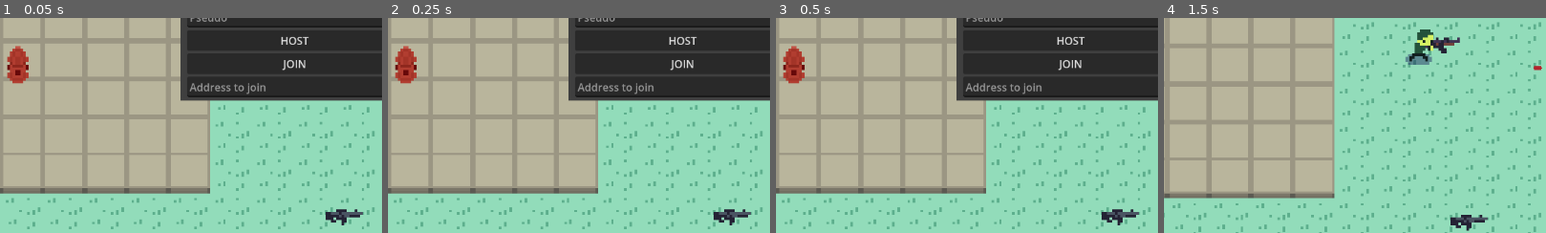
Above: before the commit, frames 1-4 (left to right).
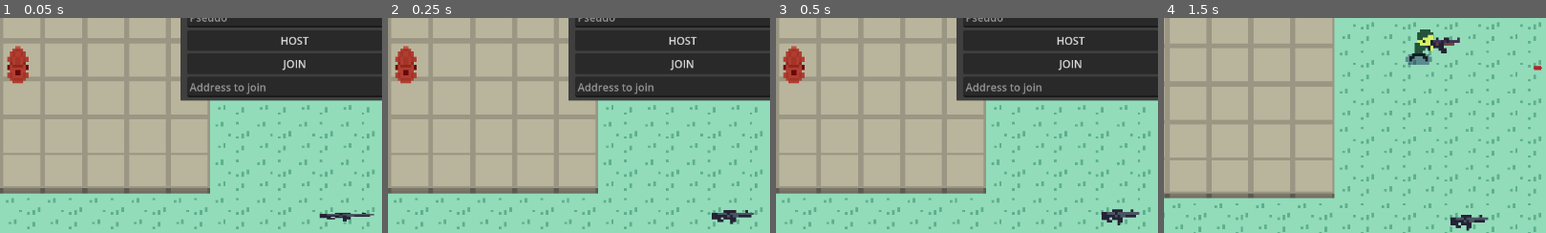
Above: after the commit, the same moments.

Repository: jogoCode/Shoot8bit
Game: Godot game, scene res://Scenes/World.tscn
Two runs of this game, one before a commit and one after it. Both use one fixed random seed, a clock stepped at 60 frames per second and the inputs below. Sound files missing from this copy of the repository are replaced by a short silence.
Inputs (mouse positions are % of the whole screen's width and height, from its top left):
- Up to frame 1 (0.05 s): no input
- Up to frame 2 (0.25 s): no input
- Up to frame 3 (0.5 s): no input
- Up to frame 4 (1.5 s): click (50, 44) at 0.52 s; type "12" at 0.6 s; click (50, 60) at 0.75 s; type "12" at 0.83 s; click "HOST" at 1.25 s
The pictures show only the part of the screen within x 11-61%, y 44-94%; the shares and areas given below are measured in that part.

The runs differ from the first frame. In frame 1, 0.4% of the frame differs, in the area x 83-98%, y 88-97%; in frame 2, 0.2%; in frame 3, nothing differs; in frame 4, nothing differs.
Error in both runs: Assertion failed: UPNP Discover Failed ! Error 24 (res://Common/Online/online_panel_ui.gd:65)

Commit message:
Add death anim

Diff:
--- a/Common/JaugeSystem/HealthSystem.gd
+++ b/Common/JaugeSystem/HealthSystem.gd
@@ -39,7 +39,7 @@
 	print(_owner._pseudo," was killed by",_killer);
 
 #endregion
-	_owner.hide();
+	#_owner.hide();
 	if(_healthState != HealthStates.DEAD):
 		OnDeath.emit();
 	_healthState = HealthStates.DEAD;
--- a/Entities/Actor/Player/CharacterPlayer2D.gd
+++ b/Entities/Actor/Player/CharacterPlayer2D.gd
@@ -36,9 +36,14 @@
 
 func _on_death():
 	$Hurtbox/CollisionShape2D.disabled = true;
+	_playerAnimation.change_animation("Die");
+	get_node("HandOrigin").hide();
+	var hurtbox:Area2D = get_node("Hurtbox")
+	hurtbox.monitoring = false;
+	hurtbox.monitoring = true;
 	var pickup:Pickup = load("res://Entities/Pickups/pickup.tscn").instantiate();
 	pickup._weaponData = _weaponSystem._weaponData;
-	pickup.global_position = global_position;
+	pickup.global_position = global_position + Vector2.UP*4;
 	await  get_tree().create_timer(0.1).timeout;
 	get_tree().current_scene.add_child(pickup);
 	pickup.show();
--- a/Entities/Actor/Player/hand_.gd
+++ b/Entities/Actor/Player/hand_.gd
@@ -24,6 +24,7 @@
 
 func _unhandled_input(event: InputEvent) -> void:
 	if not _owner.is_multiplayer_authority(): return;
+	if _owner._status == Character2D.CharacterStatus.NOT_ACTIVE: return;
 	progressive_rotate(get_process_delta_time());
 
 	if(int(get_global_mouse_position().x) < global_position.x and int(get_global_mouse_position().x) != 0):
--- a/Entities/Actor/Player/player.tscn
+++ b/Entities/Actor/Player/player.tscn
@@ -16,10 +16,11 @@
 [ext_resource type="Resource" uid="uid://cguq7xd8s4urj" path="res://Ressources/Weapons/w_ak.tres" id="14_tjcd2"]
 [ext_resource type="PackedScene" uid="uid://bsxy6haadrbwd" path="res://Entities/Projectile/projectile.tscn" id="15_6sy8a"]
 [ext_resource type="Script" path="res://Entities/Actor/WeaponSystem/weapon_system_feedback.gd" id="15_ospnu"]
+[ext_resource type="Texture2D" uid="uid://w0tu7lrtnr3k" path="res://Assets/Sprites/Player/Soldier_die.png" id="16_hctl0"]
 
 [sub_resource type="CapsuleShape2D" id="CapsuleShape2D_hk43c"]
-radius = 3.25
-height = 14.0
+radius = 3.0
+height = 6.0
 
 [sub_resource type="CapsuleShape2D" id="CapsuleShape2D_rg70a"]
 radius = 7.0
@@ -37,6 +38,10 @@
 atlas = ExtResource("2_les7x")
 region = Rect2(0, 16, 19, 16)
 
+[sub_resource type="AtlasTexture" id="AtlasTexture_js5w0"]
+atlas = ExtResource("16_hctl0")
+region = Rect2(0, 0, 19, 16)
+
 [sub_resource type="AtlasTexture" id="AtlasTexture_86p61"]
 atlas = ExtResource("2_les7x")
 region = Rect2(0, 0, 19, 16)
@@ -80,6 +85,14 @@
 "loop": true,
 "name": &"Back",
 "speed": 10.0
+}, {
+"frames": [{
+"duration": 1.0,
+"texture": SubResource("AtlasTexture_js5w0")
+}],
+"loop": true,
+"name": &"Die",
+"speed": 5.0
 }, {
 "frames": [{
 "duration": 1.0,
@@ -173,7 +186,7 @@
 _playerMovement = NodePath("PlayerMovement")
 
 [node name="CollisionShape2D" type="CollisionShape2D" parent="."]
-position = Vector2(0.5, -1)
+position = Vector2(0, 4)
 shape = SubResource("CapsuleShape2D_hk43c")
 
 [node name="HandOrigin" type="Node2D" parent="." node_paths=PackedStringArray("_bulletOrigin", "_oscillator")]
--- a/Entities/Actor/Player/player_movement.gd
+++ b/Entities/Actor/Player/player_movement.gd
@@ -16,6 +16,7 @@
 
 func _physics_process(delta: float) -> void:
 	if not _owner.is_multiplayer_authority(): return;
+	if(_owner._status != Character2D.CharacterStatus.ACTIVE): return;
 	if _direction:
 		_owner._lastVel = _direction;
 		_velocity.x = lerp(_velocity.x,_direction.x * SPEED,ACCEL*delta);
--- a/Entities/Actor/character.gd
+++ b/Entities/Actor/character.gd
@@ -7,6 +7,7 @@
 
 @onready var _healthSystem:HealthSystem = get_node("HealthSystem");
 @export var _target:Character2D;
+@onready var _playerAnimation:PlayerAnimation = get_node("PlayerAnimation");
 
 var _impulseVelocity:Vector2;
 var _impulseFriction:float;
--- a/Entities/Pickups/pickup.gd
+++ b/Entities/Pickups/pickup.gd
@@ -7,6 +7,7 @@
 
 func _ready() -> void:
 	_area2d.area_entered.connect(_area_entered);
+	get_node("OscillatorScale")._add_velocity(40);
 	set_visual_weapon();
 	await get_tree().create_timer(0.7).timeout;
 	_area2d.monitoring = true;
@@ -24,6 +25,7 @@
 	var other = area.get_parent();
 
 	if(other is CharacterPlayer2D and other.visible == true):
+		if other._status == Character2D.CharacterStatus.NOT_ACTIVE: return;
 		var weaponSys:WeaponSystem = other.get_node("WeaponSystem");
 		var pickup:Pickup = load("res://Entities/Pickups/pickup.tscn").instantiate();
 		pickup._weaponData = other._weaponSystem._weaponData;
--- a/Entities/Pickups/pickup.tscn
+++ b/Entities/Pickups/pickup.tscn
@@ -1,7 +1,8 @@
-[gd_scene load_steps=4 format=3 uid="uid://barx6g6og4upw"]
+[gd_scene load_steps=5 format=3 uid="uid://barx6g6og4upw"]
 
 [ext_resource type="Script" path="res://Entities/Pickups/pickup.gd" id="1_0vufd"]
 [ext_resource type="Texture2D" uid="uid://clmf1ge1bj6s1" path="res://Assets/Sprites/Weapon/weapon_m16_sprite.png" id="2_novcl"]
+[ext_resource type="Script" path="res://Common/Oscillator2D/osc_scale.gd" id="3_sc3q5"]
 
 [sub_resource type="CircleShape2D" id="CircleShape2D_4et4w"]
 radius = 7.07107
@@ -19,3 +20,7 @@
 [node name="Sprite2D" type="Sprite2D" parent="."]
 texture_filter = 1
 texture = ExtResource("2_novcl")
+
+[node name="OscillatorScale" type="Node" parent="." node_paths=PackedStringArray("_target")]
+script = ExtResource("3_sc3q5")
+_target = NodePath("../Sprite2D")
Binary file added: Assets/Sprites/Player/Soldier_die.png
Not shown, added: Assets/Sprites/Player/Soldier_die.png.import
Not shown: 1 places in Entities/Actor/Player/player.tscn that only renumber resources
